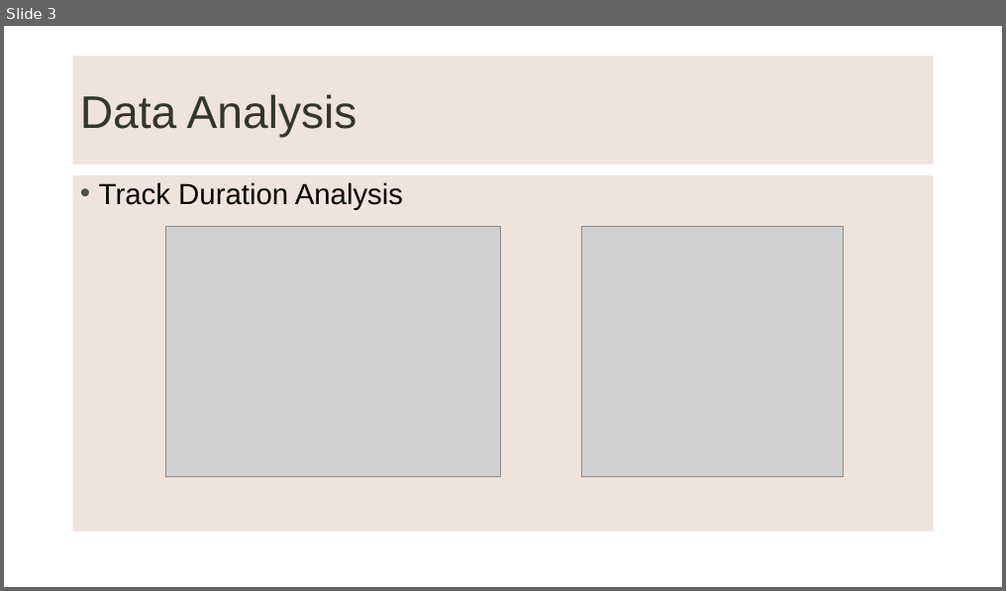
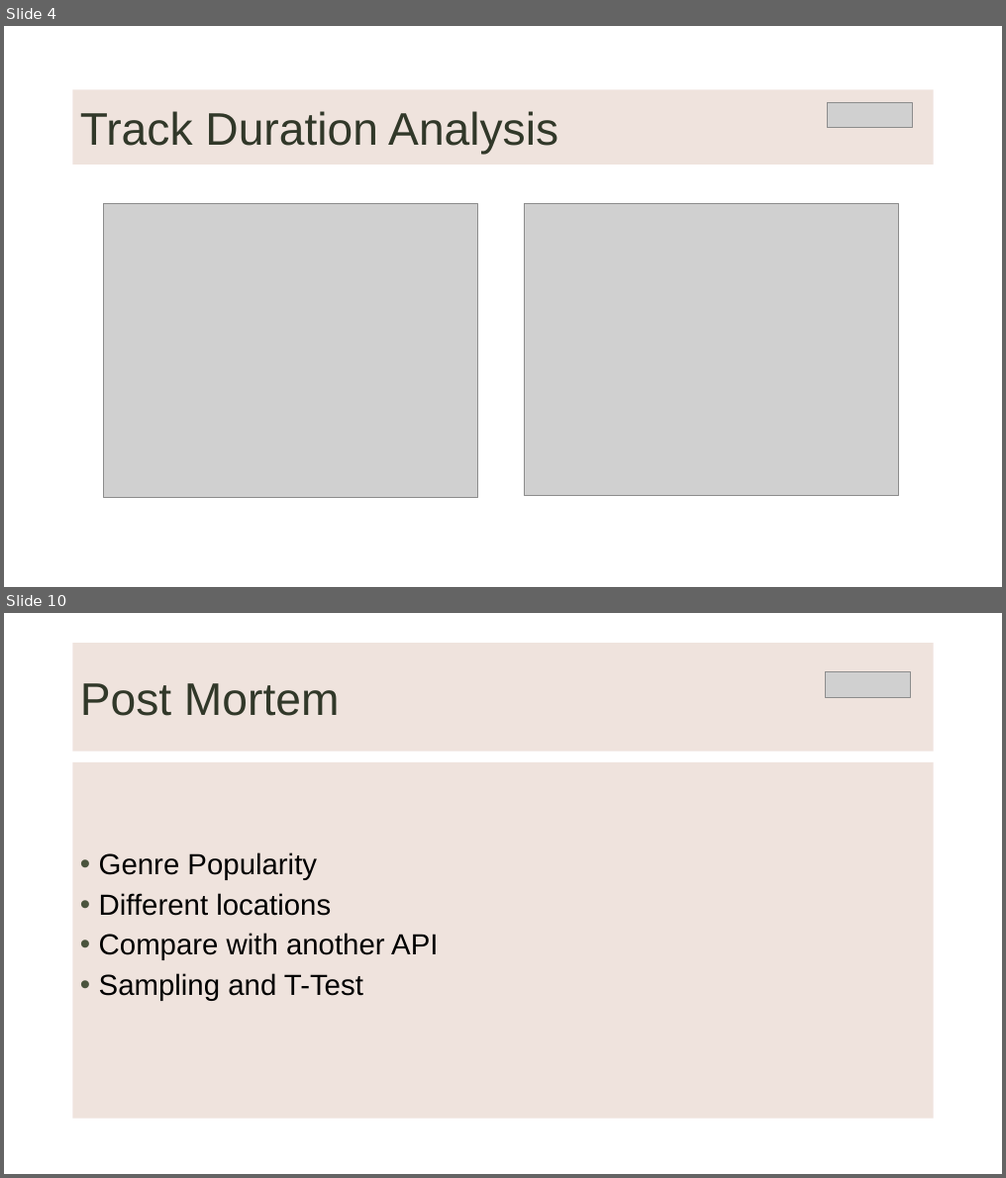
Before and after one commit to LievoisT/DataProject-Spotify, a slide deck: Spotify Data Analysis1.pptx. Shown one above the other, each under a label of ours: slide 3 before the commit, slides 4 and 10 after it; the slides between them are not shown. The pictures are 1006x591 and 1006x1178 pixels, drawn with LibreOffice and Linux fonts; fonts in the diff are those of the drawing; grey boxes stand for pictures; background and template pictures are left out. Boxes give left, top, right and bottom in pixels: in the first picture for what was removed or moved away, otherwise in the second. Text is boxed around its words. In the diff, an @@ line names an element or a change of style, - is before the commit and + after.

```diff
--- a/Spotify Data Analysis1.pptx
+++ b/Spotify Data Analysis1.pptx
@@ slide 10 added at [4,613,1002,1174], background picture (left out) @@
@@ title added at [73,643,934,752], fill #EBDCD5 at 80% opacity, 44 pt, text #313829 @@
+Post Mortem
@@ picture added at [826,671,911,697] @@
@@ text added at [73,762,934,1119], fill #EBDCD5 at 80% opacity, 28 pt, text #000000 @@
+• Genre Popularity
+• Different locations
+• Compare with another API
+• Sampling and T-Test
@@ what was slide 3 is now slide 4 @@
@@ slide 4 changed as well @@
@@ title "Track Duration Analysis": place and size @@
-title "Track Duration Analysis" at [73,56,934,165]
+title "Track Duration Analysis" at [73,89,934,165]
@@ title at [80,111,558,155]: text changed @@
-Data Analysis
+Track Duration Analysis
@@ picture added at [827,102,912,128] @@
@@ text removed at [73,175,934,532] @@
-• Track Duration Analysis
@@ picture: place and size @@
-picture at [581,226,844,476]
+picture at [525,203,899,496]
@@ picture: place and size @@
-picture at [166,226,500,476]
+picture at [104,204,478,497]
```
Also in this commit, not shown: 4 other slides changed, 5 other slides added, 4 slides removed.
